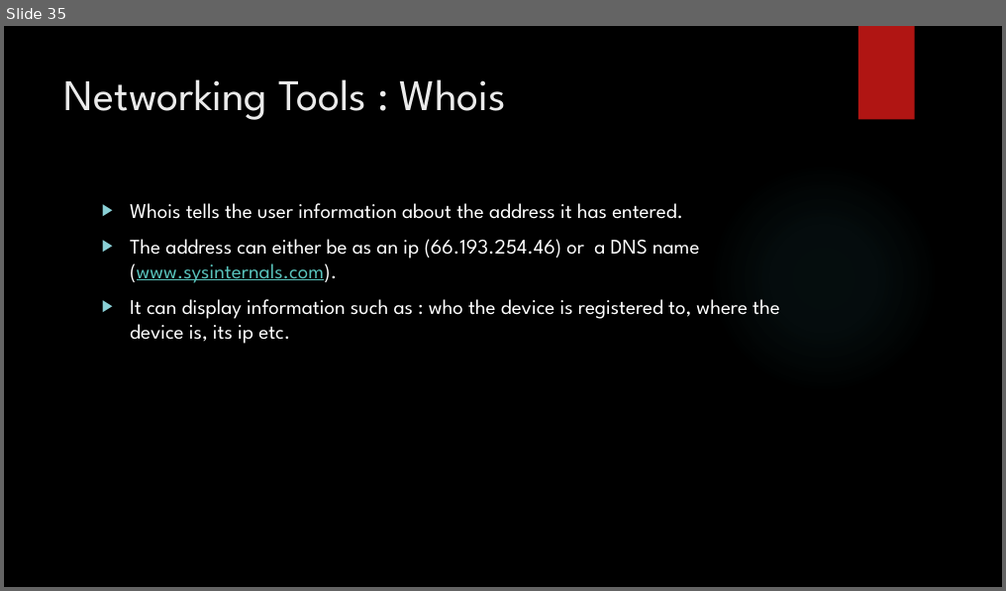
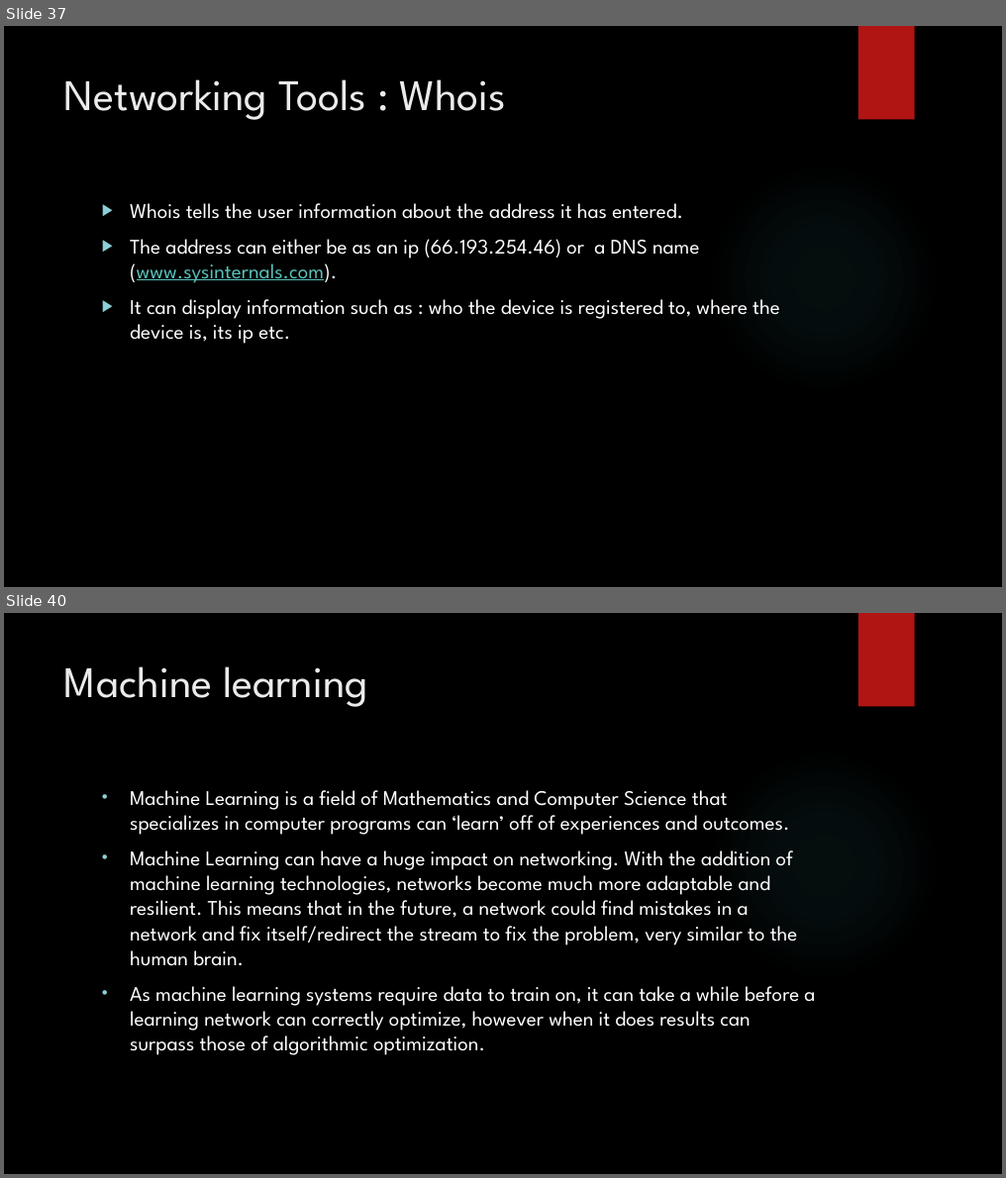
Before and after one commit to SimonLight001/College, a slide deck: Unit 5/Assignment 1/Unit 5 presentation for P1,2,3,M1.pptx. Shown one above the other, each under a label of ours: slide 35 before the commit, slides 37 and 40 after it; the slides between them are not shown. The pictures are 1006x591 and 1006x1178 pixels, drawn with LibreOffice and Linux fonts; fonts in the diff are those of the drawing; background and template pictures are left out. Boxes give left, top, right and bottom in pixels: in the first picture for what was removed or moved away, otherwise in the second. Text is boxed around its words. In the diff, an @@ line names an element or a change of style, - is before the commit and + after.

```diff
--- a/Unit 5/Assignment 1/Unit 5 presentation for P1,2,3,M1.pptx
+++ b/Unit 5/Assignment 1/Unit 5 presentation for P1,2,3,M1.pptx
@@ slide 40 added at box(4, 613, 1002, 1174), background picture (left out); not listed: 2 template elements that a slide beside it also shows @@
@@ title added at box(64, 666, 368, 707), 42 pt, text #EBEBEB @@
+Machine learning
@@ text added at box(130, 790, 815, 1056), 20 pt, text #FFFFFF @@
+• Machine Learning is a field of Mathematics and Computer Science that specializes in computer programs can ‘learn’ off of experiences and outcomes.
+• Machine Learning can have a huge impact on networking. With the addition of machine learning technologies, networks become much more adaptable and resilient. This means that in the future, a network could find mistakes in a network and fix itself/redirect the stream to fix the problem, very similar to the human brain.
+• As machine learning systems require data to train on, it can take a while before a learning network can correctly optimize, however when it does results can surpass those of algorithmic optimization.
@@ what was slide 35 is now slide 37 @@
```
Also in this commit, not shown: 3 slides changed, 10 other slides added, 5 slides removed, 21 other files.
